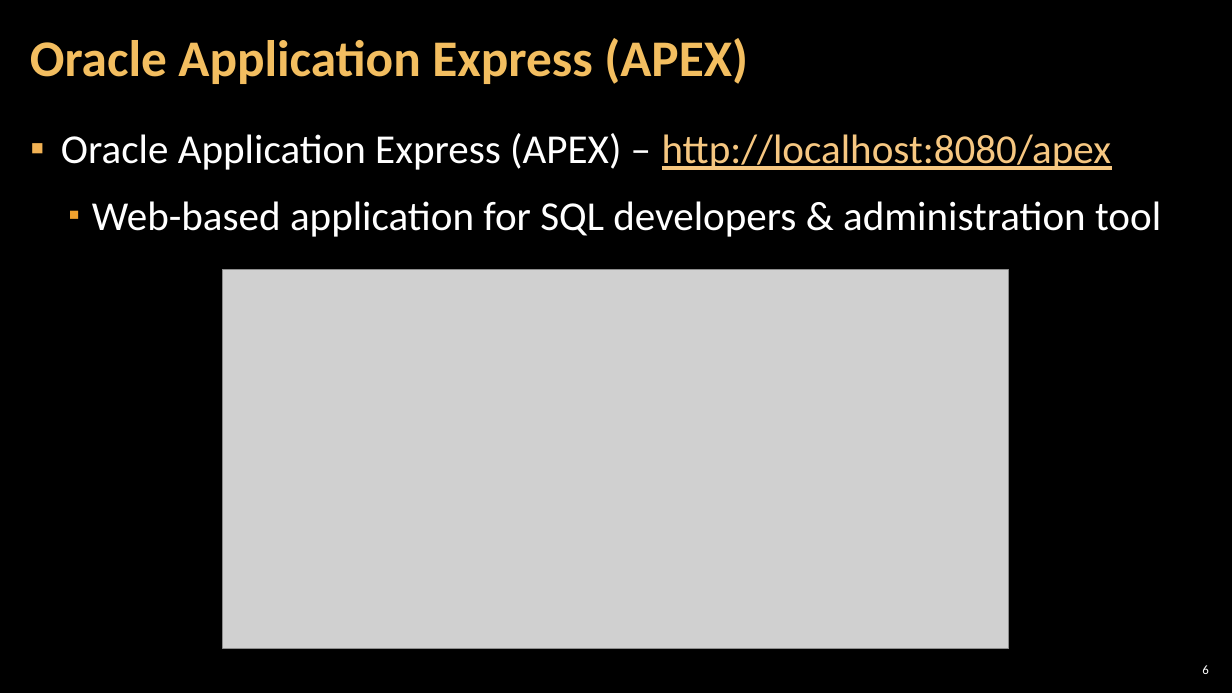
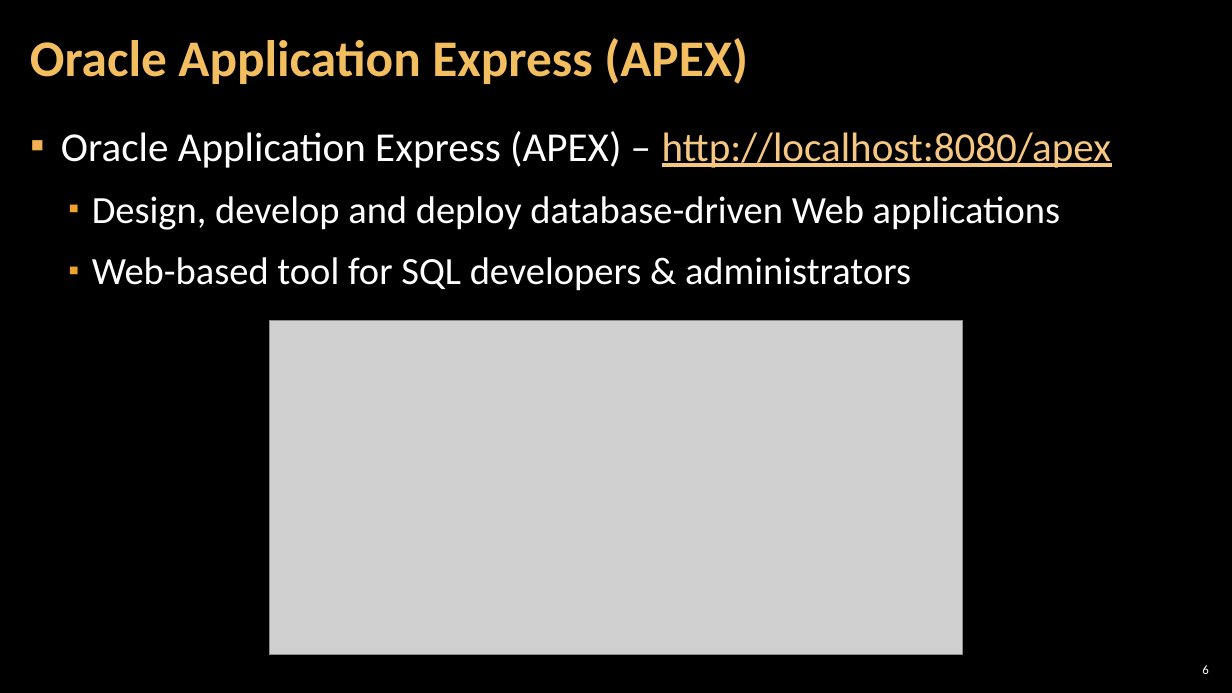
Before and after one commit to TeodorPenev/SoftUni, a slide deck: slide 6 of Advanced Level - Back-end/Databases/Presentation/2.3. Introduction-to-Oracle.pptx. Drawn at 1232x693 pixels with LibreOffice and Linux fonts; fonts in the diff are those of the drawing; grey boxes stand for pictures; background and template pictures are left out. Boxes give left, top, right and bottom in pixels: in the first picture for what was removed or moved away, otherwise in the second. Text is boxed around its words. In the diff, an @@ line names an element or a change of style, - is before the commit and + after.

```diff
--- a/Advanced Level - Back-end/Databases/Presentation/2.3. Introduction-to-Oracle.pptx
+++ b/Advanced Level - Back-end/Databases/Presentation/2.3. Introduction-to-Oracle.pptx
@@ text at (61, 131, 1112, 168): line spacing 1.05 to 1 @@
@@ text at (92, 196, 1061, 291): text changed; size 32 to 30 pt @@
-  ▪ Web-based application for SQL developers & administration tool
+  ▪ Design, develop and deploy database-driven Web applications
+  ▪ Web-based tool for SQL developers & administrators
@@ picture: place and size @@
-picture at (223, 270, 1008, 649)
+picture at (269, 321, 962, 654)
```
Also in this commit, not shown: 9 other slides changed, 9 slides added, 28 other files.
